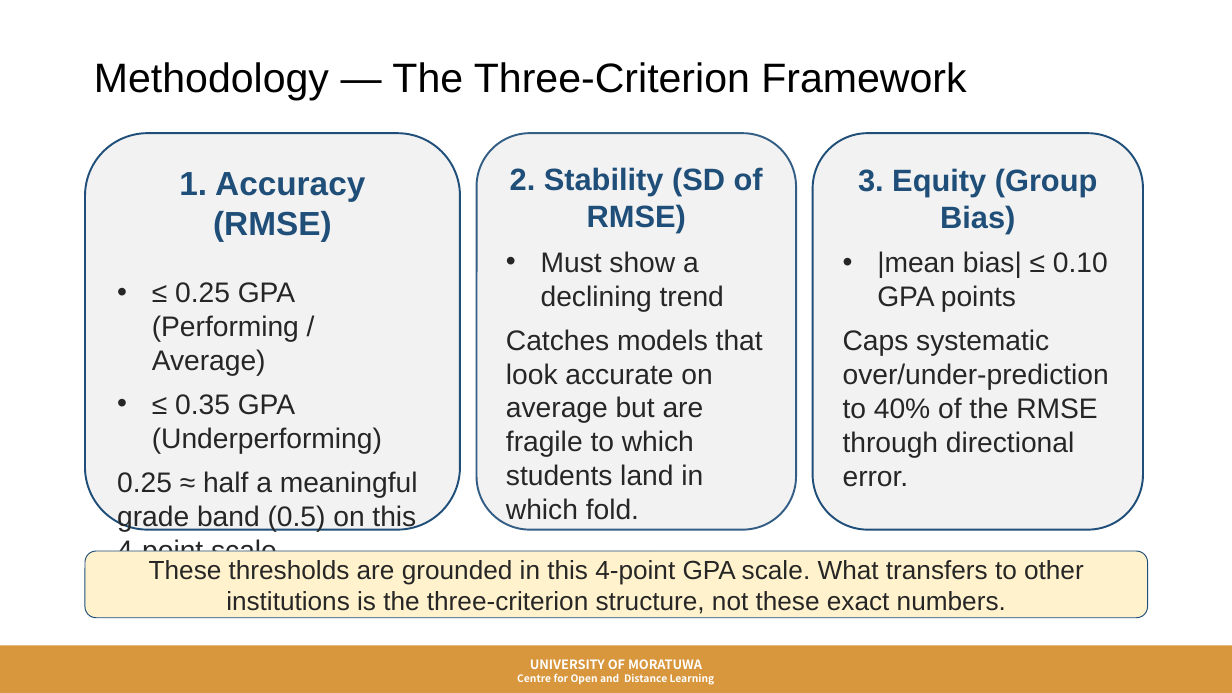
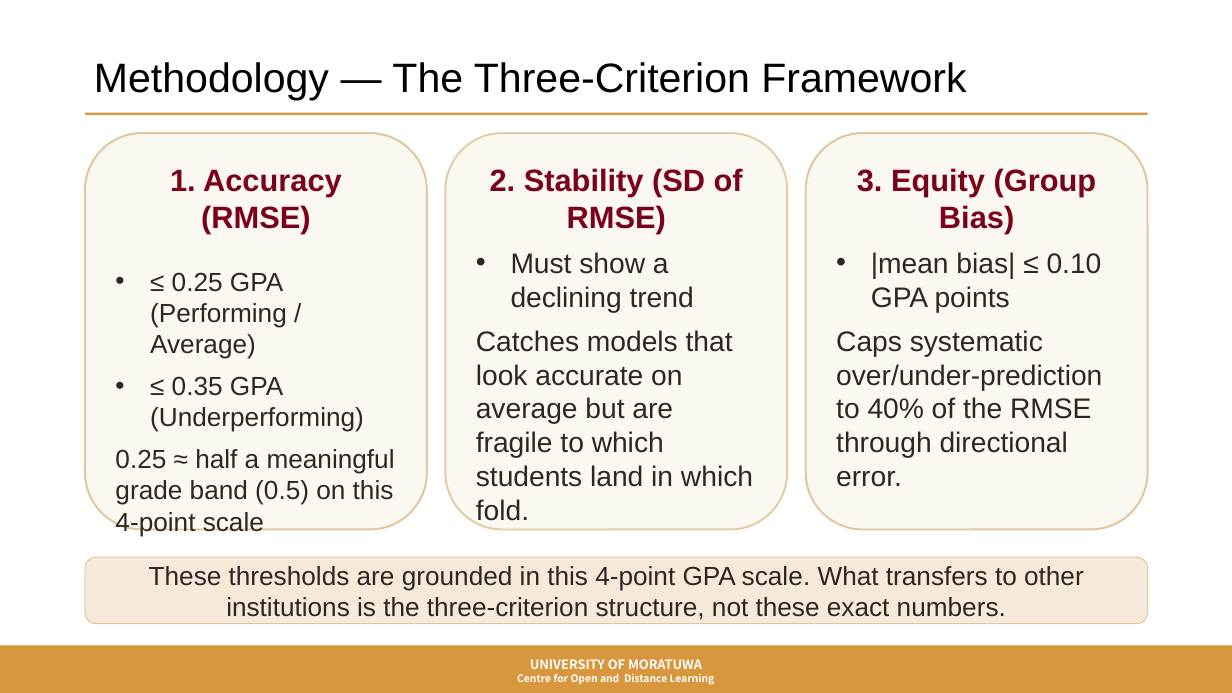
Before and after one commit to SayuriWitharana/GPA_Prediction_Framework, a slide deck: slide 7 of ICODE26_GPA_Presentation.pptx. Drawn at 1232x693 pixels with LibreOffice and Linux fonts; fonts in the diff are those of the drawing; background and template pictures are left out. Boxes give left, top, right and bottom in pixels: in the first picture for what was removed or moved away, otherwise in the second. Text is boxed around its words. In the diff, an @@ line names an element or a change of style, - is before the commit and + after.

```diff
--- a/ICODE26_GPA_Presentation.pptx
+++ b/ICODE26_GPA_Presentation.pptx
@@ title "Methodology — The Three-Criterion Framework" at <box>94,62,966,101</box>: text colour #000000 to none @@
@@ rectangle added at <box>85,113,1148,116</box>, fill #D8963D @@
@@ rounded rectangle "1. Accuracy (RMSE)": place and size @@
-rounded rectangle "1. Accuracy (RMSE)" at <box>85,133,460,530</box>
+rounded rectangle "1. Accuracy (RMSE)" at <box>85,133,427,530</box>
@@ rounded rectangle "1. Accuracy (RMSE)" at <box>85,133,427,530</box>: size 26 to 24.1 pt, text colour #1F4E79 to #7B0019 in "1. Accuracy (RMSE)"; size 22 to 20.4 pt, text colour #262626 to #2E2622 in "≤ 0.25 GPA (Performing / Average)", "≤ 0.35 GPA (Underperforming)", "0.25 ≈ half a meaningful grade band ..."; fill #F2F2F2 to #FBF7F1; outline #1F4E79 1.5 pt to #E0C79B 1.5 pt @@
@@ rounded rectangle "2. Stability (SD of RMSE)": place and size @@
-rounded rectangle "2. Stability (SD of RMSE)" at <box>477,133,797,530</box>
+rounded rectangle "2. Stability (SD of RMSE)" at <box>445,133,787,530</box>
@@ rounded rectangle "2. Stability (SD of RMSE)" at <box>445,133,787,530</box>: text colour #1F4E79 to #7B0019 in "2. Stability (SD of RMSE)"; text colour #262626 to #2E2622 in "Must show a declining trend", "Catches models that look accurate on average ..."; fill #F2F2F2 to #FBF7F1; outline #1F4E79 1.5 pt to #E0C79B 1.5 pt @@
@@ rounded rectangle "3. Equity (Group Bias)": place and size @@
-rounded rectangle "3. Equity (Group Bias)" at <box>812,133,1143,530</box>
+rounded rectangle "3. Equity (Group Bias)" at <box>806,133,1148,530</box>
@@ rounded rectangle "3. Equity (Group Bias)" at <box>806,133,1148,530</box>: text colour #1F4E79 to #7B0019 in "3. Equity (Group Bias)"; text colour #262626 to #2E2622 in "|mean bias| ≤ 0.10 GPA points", "Caps systematic over/under-prediction to 40% of the ..."; fill #F2F2F2 to #FBF7F1; outline #1F4E79 1.5 pt to #E0C79B 1.5 pt @@
@@ rounded rectangle "These thresholds are grounded in ...": place and size @@
-rounded rectangle "These thresholds are grounded in ..." at <box>85,551,1148,617</box>
+rounded rectangle "These thresholds are grounded in ..." at <box>85,557,1148,624</box>
@@ rounded rectangle "These thresholds are grounded in ..." at <box>85,557,1148,624</box>: text colour #262626 to #2E2622; fill #FFF2CC to #F5EADA; outline #1F4E79 0.75 pt to #E0C79B 0.75 pt @@
```
Also in this commit, not shown: 11 other slides changed, 3 other files.
